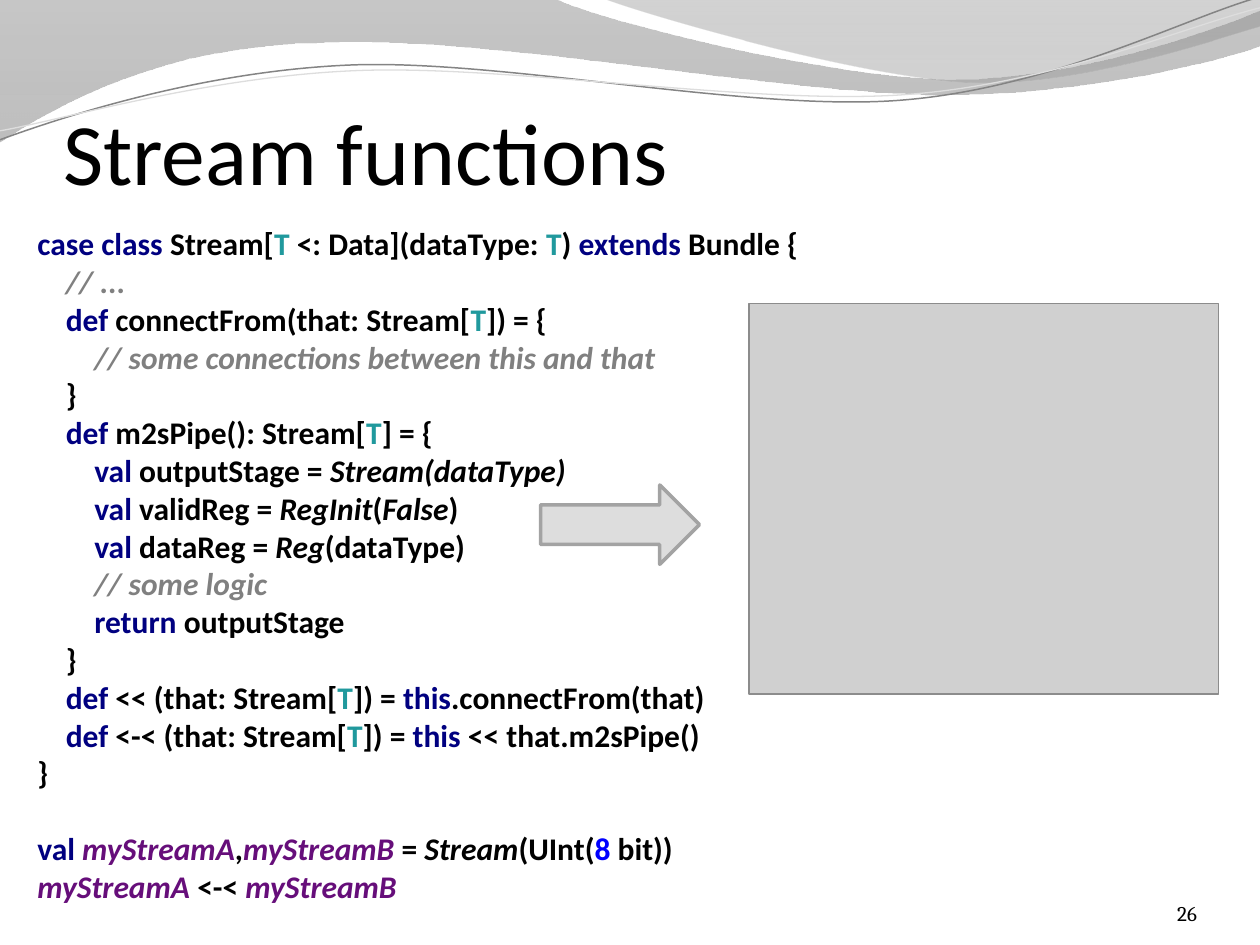
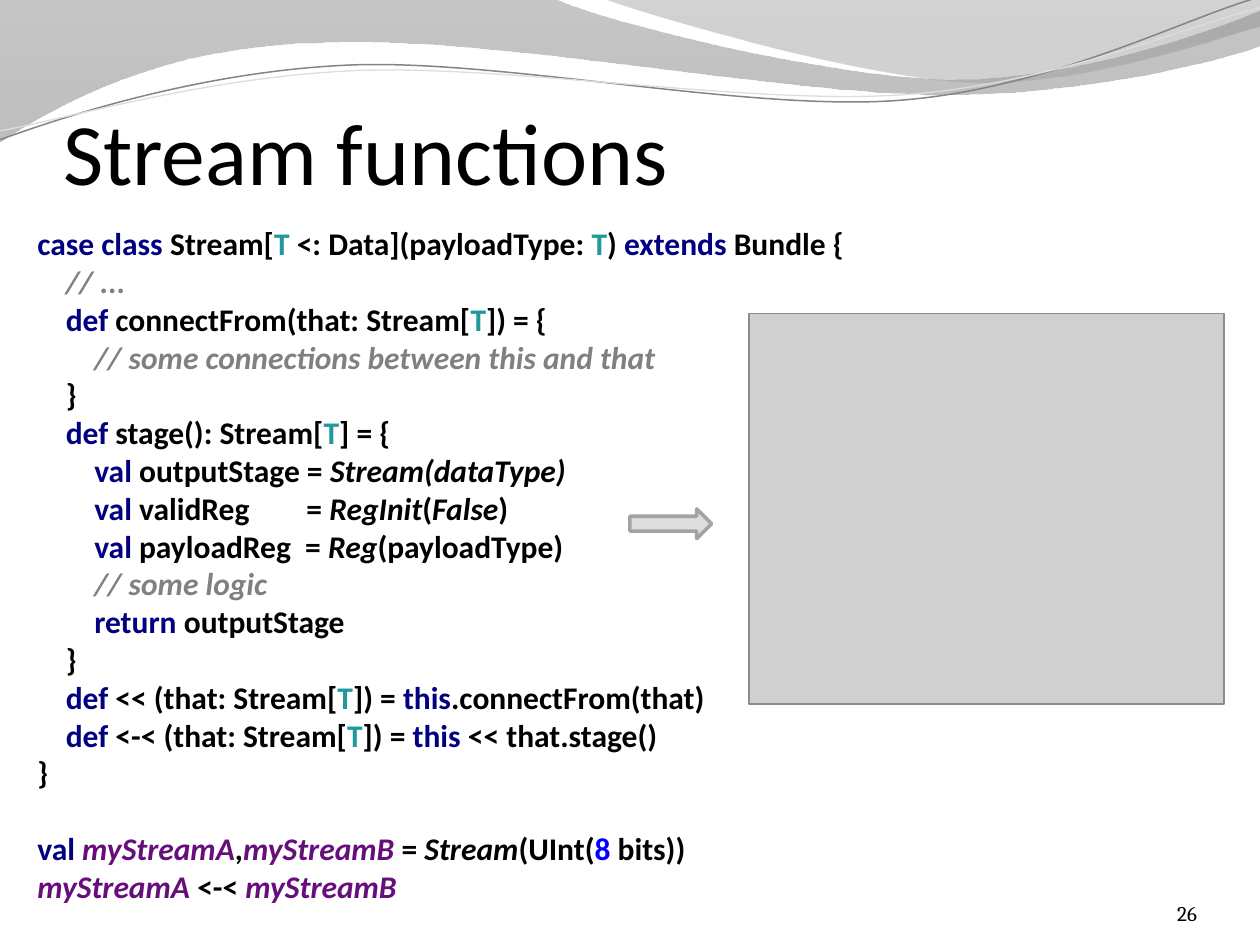
Before and after one commit to SpinalHDL/SpinalDoc, a slide deck: slide 26 of presentation/en/presentation.pptx. Drawn at 1260x945 pixels with LibreOffice and Linux fonts; fonts in the diff are those of the drawing; grey boxes stand for pictures; background and template pictures are left out. Boxes give left, top, right and bottom in pixels: in the first picture for what was removed or moved away, otherwise in the second. Text is boxed around its words. In the diff, an @@ line names an element or a change of style, - is before the commit and + after.

```diff
--- a/presentation/en/presentation.pptx
+++ b/presentation/en/presentation.pptx
@@ text at [37,232,826,903]: text changed @@
-case class Stream[T <: Data](dataType: T) extends Bundle {
-// ...
-def connectFrom(that: Stream[T]) = {
-// some connections between this and that
-}
-def m2sPipe(): Stream[T] = {
-val outputStage = Stream(dataType)
-val validReg = RegInit(False)
-val dataReg = Reg(dataType)
-// some logic
-return outputStage
-}
-def << (that: Stream[T]) = this.connectFrom(that)
-def <-< (that: Stream[T]) = this << that.m2sPipe()
-}
-val myStreamA,myStreamB = Stream(UInt(8 bit))
-myStreamA <-< myStreamB
+case class Stream[T <: Data](payloadType: T) extends Bundle {
+// ...
+def connectFrom(that: Stream[T]) = {
+// some connections between this and that
+}
+def stage(): Stream[T] = {
+val outputStage = Stream(dataType)
+val validReg = RegInit(False)
+val payloadReg = Reg(payloadType)
+// some logic
+return outputStage
+}
+def << (that: Stream[T]) = this.connectFrom(that)
+def <-< (that: Stream[T]) = this << that.stage()
+}
+val myStreamA,myStreamB = Stream(UInt(8 bits))
+myStreamA <-< myStreamB
@@ picture: place and size @@
-picture at [748,304,1218,694]
+picture at [748,314,1223,704]
@@ right arrow: place and size @@
-right arrow at [541,485,699,564]
+right arrow at [630,509,712,539]
```
Also in this commit, not shown: 12 other slides changed, 1 other file.
